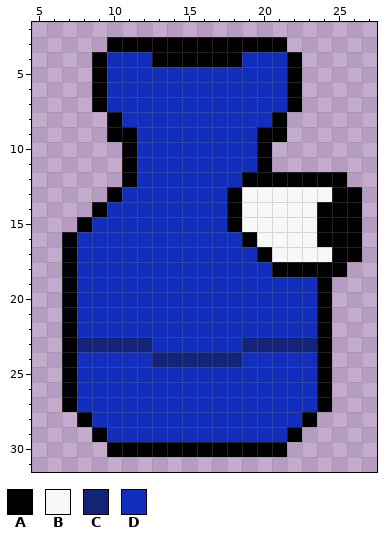
Two states of a pixel-art sprite, res/player/player-right-1.png. This is how it looked before the edit.
The file is 32x32 pixels. Shown: x 5..27, y 2..31.
Palette (. is transparent): A #000000  B #f7f7f7  C #132378  D #122ebd
The same view after the edit:
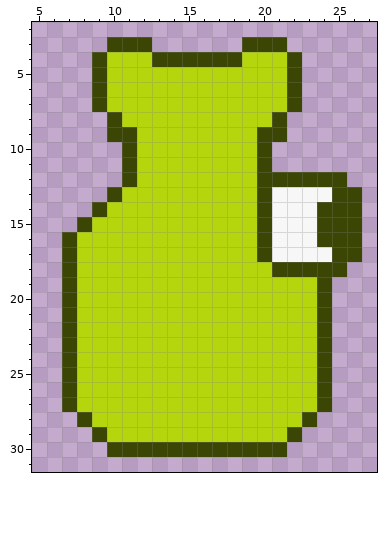
Edits made:
@@ palette @@
-A #000000
+A #3c4604
-D #122ebd
+D #b5d50d
@@ x 11..20 @@
  2 ..........
- 3 AAAAAAAAAA
+ 3 AA......AA
  4 DDAAAAAADD
@@ x 16..22 @@
 11 DDDDA..
-12 DDDAAAA
-13 DDABBBB
-14 DDABBBB
-15 DDABBBB
-16 DDDABBB
+12 DDDDAAA
+13 DDDDABB
+14 DDDDABB
+15 DDDDABB
+16 DDDDABB
 17 DDDDABB
@@ x 5..27 @@
 22 ..ADDDDDDDDDDDDDDDDA...
-23 ..ACCCCCDDDDDDCCCCCA...
-24 ..ADDDDDCCCCCCDDDDDA...
+23 ..ADDDDDDDDDDDDDDDDA...
+24 ..ADDDDDDDDDDDDDDDDA...
 25 ..ADDDDDDDDDDDDDDDDA...
